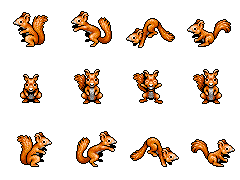
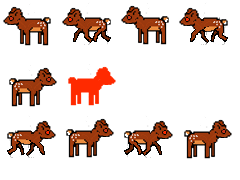
Layered file, before and after one edit (240 × 180). Changes by layer:
removed layer "Layer 2" over [17, 131, 235, 167]
added layer "Pasted Layer" above "Layer 1" over [68, 64, 116, 106]
painted on "Layer 1" over [3, 3, 235, 159]
